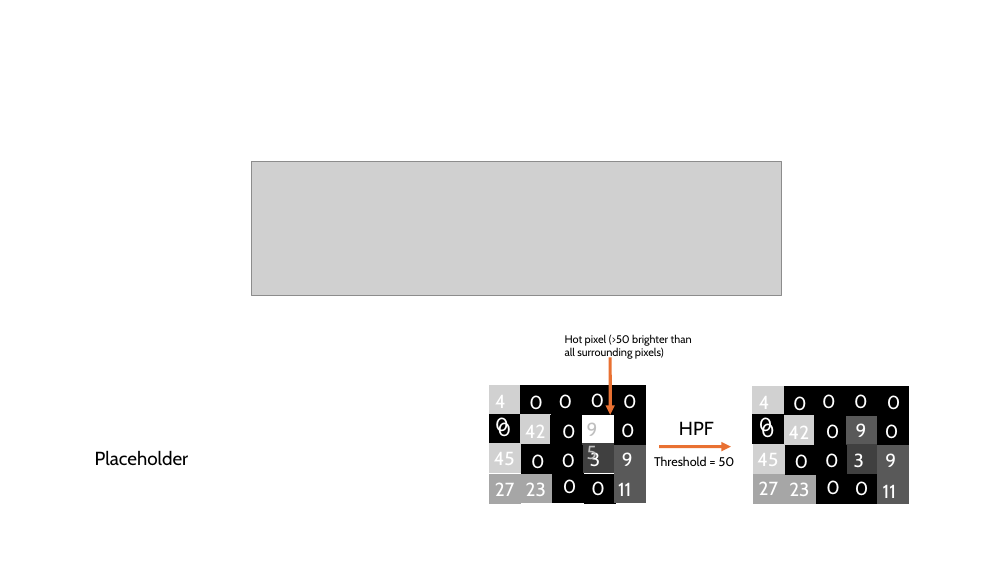
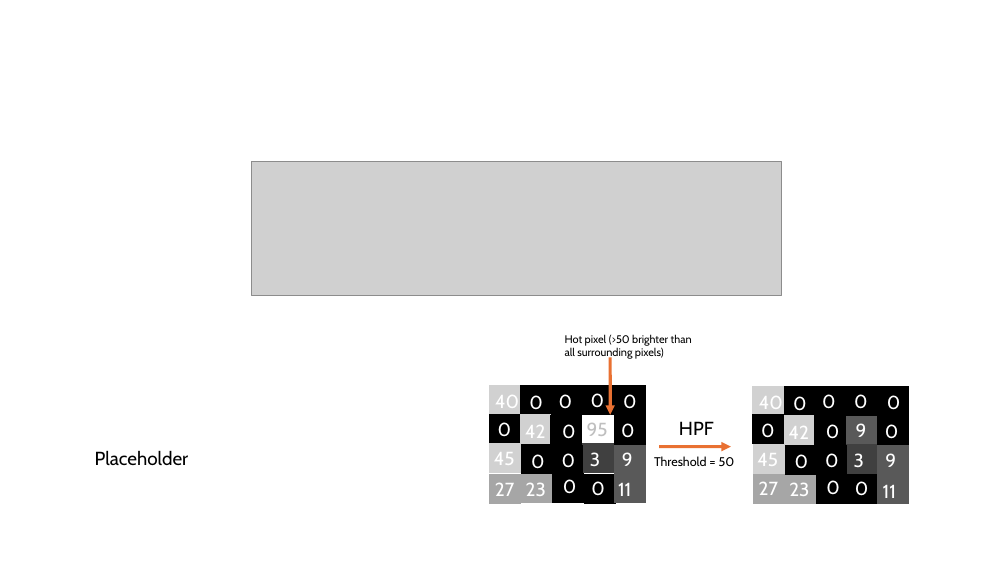
Before and after one commit to BenCaiello/PalmettoBUG, a slide deck: slide 1 of docs/source/odt_docs/image_development_slides/image_processing_dev.odp. Drawn at 1008x567 pixels with LibreOffice and Linux fonts; fonts in the diff are those of the drawing; grey boxes stand for pictures. Boxes give left, top, right and bottom in pixels: in the first picture for what was removed or moved away, otherwise in the second. Text is boxed around its words. In the diff, an @@ line names an element or a change of style, - is before the commit and + after.

```diff
--- a/docs/source/odt_docs/image_development_slides/image_processing_dev.odp
+++ b/docs/source/odt_docs/image_development_slides/image_processing_dev.odp
@@ text "40" rewrapped from <box>488,386,523,439</box> to <box>495,395,519,408</box> @@
@@ text "40" rewrapped from <box>752,386,787,439</box> to <box>759,396,783,409</box> @@
@@ text "95" rewrapped from <box>579,414,615,467</box> to <box>587,423,608,436</box> @@
```
Also in this commit, not shown: 3 other slides changed, 2 other files.
